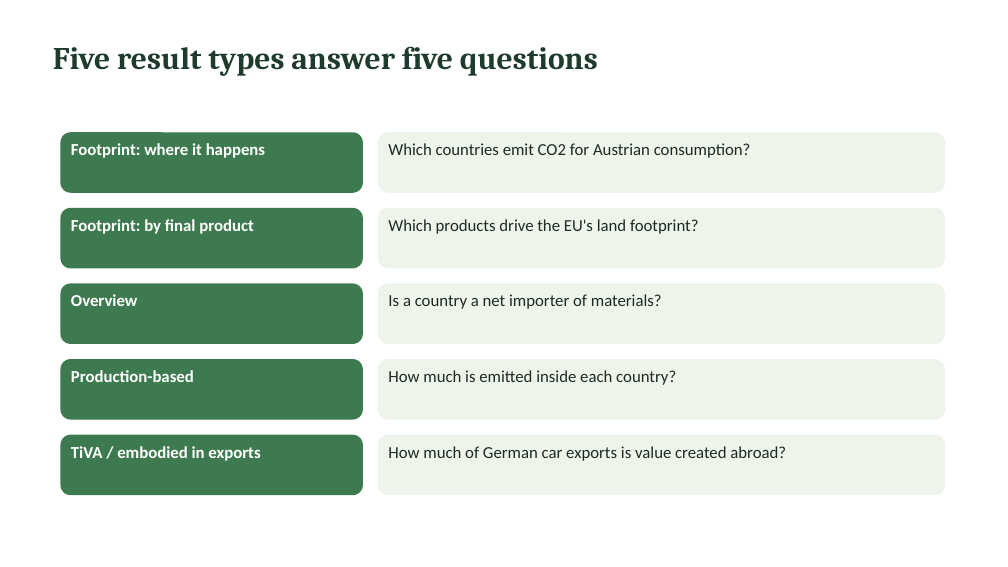
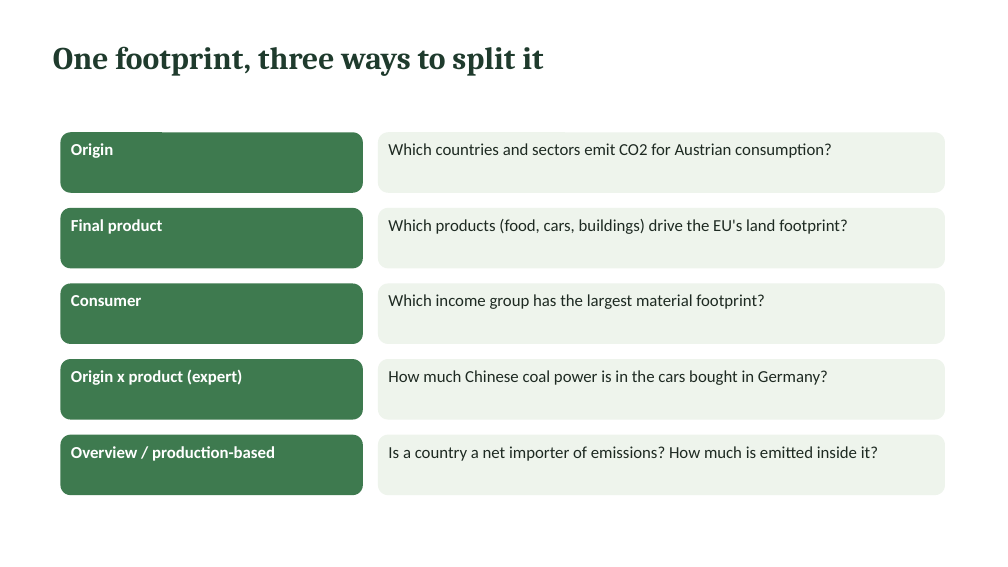
Before and after one commit to Hanspeter85/GLORIApp, a slide deck: slide 8 of docs/GLORIApp_intro.pptx. Drawn at 1008x567 pixels with LibreOffice and Linux fonts; fonts in the diff are those of the drawing. Boxes give left, top, right and bottom in pixels: in the first picture for what was removed or moved away, otherwise in the second. Text is boxed around its words. In the diff, an @@ line names an element or a change of style, - is before the commit and + after.

```diff
--- a/docs/GLORIApp_intro.pptx
+++ b/docs/GLORIApp_intro.pptx
@@ text at box(53, 46, 543, 76): text changed @@
-Five result types answer five questions
+One footprint, three ways to split it
@@ text at box(71, 143, 113, 158): text changed @@
-Footprint: where it happens
+Origin
@@ text at box(388, 143, 832, 158): text changed @@
-Which countries emit CO2 for Austrian consumption?
+Which countries and sectors emit CO2 for Austrian consumption?
@@ text at box(71, 219, 163, 234): text changed @@
-Footprint: by final product
+Final product
@@ text at box(388, 219, 848, 234): text changed @@
-Which products drive the EU's land footprint?
+Which products (food, cars, buildings) drive the EU's land footprint?
@@ text at box(71, 295, 142, 306): text changed @@
-Overview
+Consumer
@@ text at box(388, 294, 765, 309): text changed @@
-Is a country a net importer of materials?
+Which income group has the largest material footprint?
@@ text at box(71, 370, 242, 385): text changed @@
-Production-based
+Origin x product (expert)
@@ text at box(388, 370, 828, 385): text changed @@
-How much is emitted inside each country?
+How much Chinese coal power is in the cars bought in Germany?
@@ text at box(71, 446, 275, 461): text changed @@
-TiVA / embodied in exports
+Overview / production-based
@@ text at box(388, 446, 878, 461): text changed @@
-How much of German car exports is value created abroad?
+Is a country a net importer of emissions? How much is emitted inside it?
```
Also in this commit, not shown: 4 other slides changed, 8 other files.
